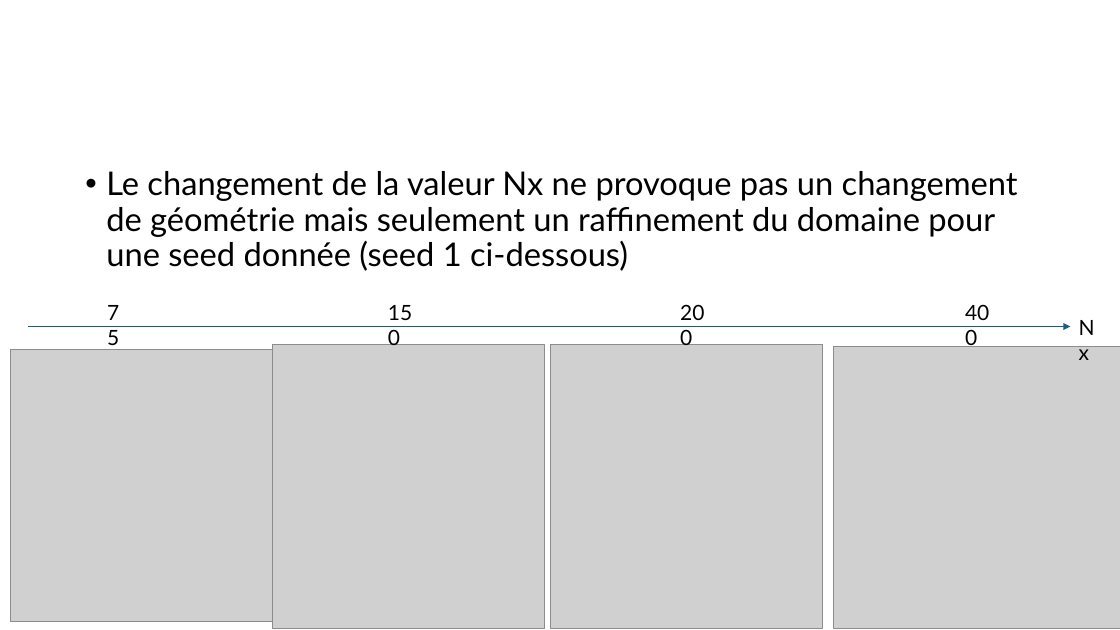
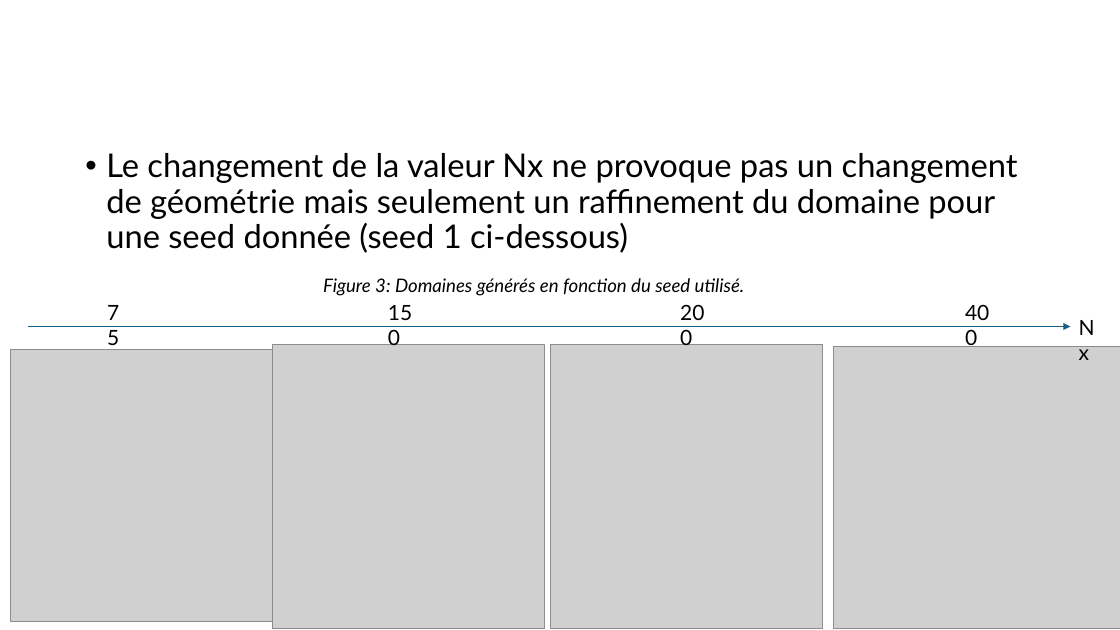
Before and after one commit to antoine-pt/MEC8211, a slide deck: slide 4 of MEC8211-Devoir3.pptx (slide 3 before the commit). Drawn at 1120x630 pixels with LibreOffice and Linux fonts; fonts in the diff are those of the drawing; grey boxes stand for pictures. Boxes give left, top, right and bottom in pixels: in the first picture for what was removed or moved away, otherwise in the second. Text is boxed around its words. In the diff, an @@ line names an element or a change of style, - is before the commit and + after.

```diff
--- a/MEC8211-Devoir3.pptx
+++ b/MEC8211-Devoir3.pptx
@@ text "Le changement de la valeur ...": place and size @@
-text "Le changement de la valeur ..." at box(106, 171, 1018, 271)
+text "Le changement de la valeur ..." at box(106, 153, 1018, 253)
@@ text added at box(323, 278, 745, 296), 16 pt, text #000000, italic @@
+Figure 3: Domaines générés en fonction du seed utilisé.
```
Also in this commit, not shown: 2 slides added, 1 slide removed.
